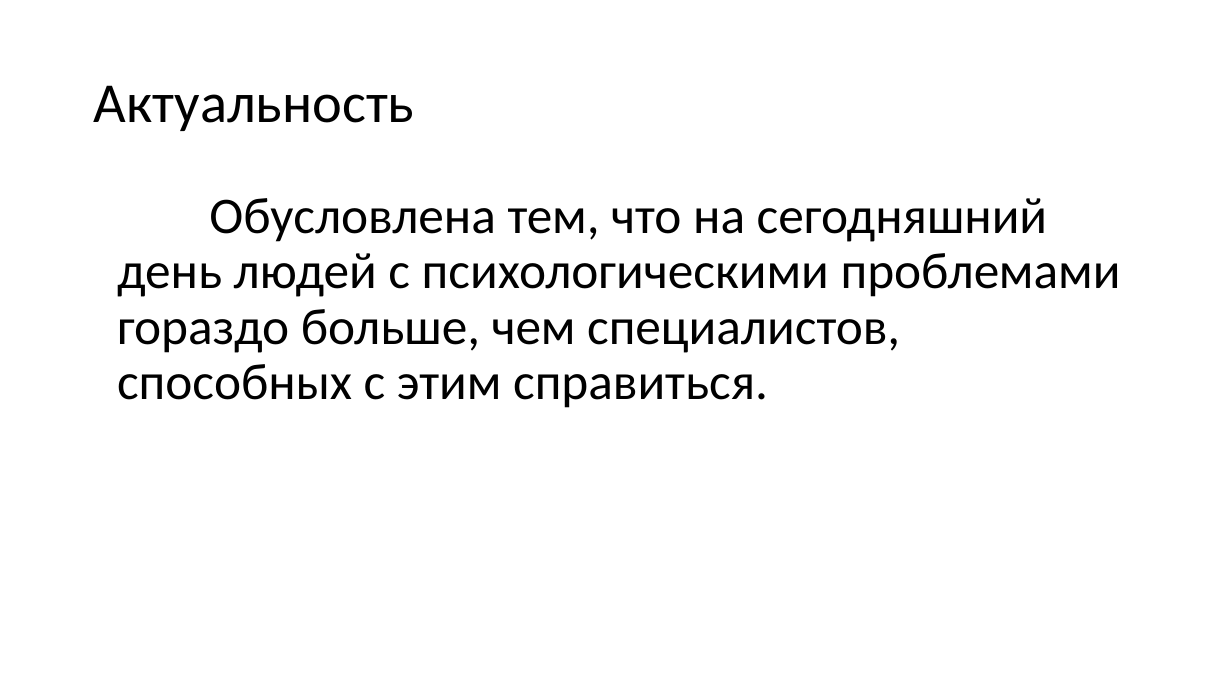
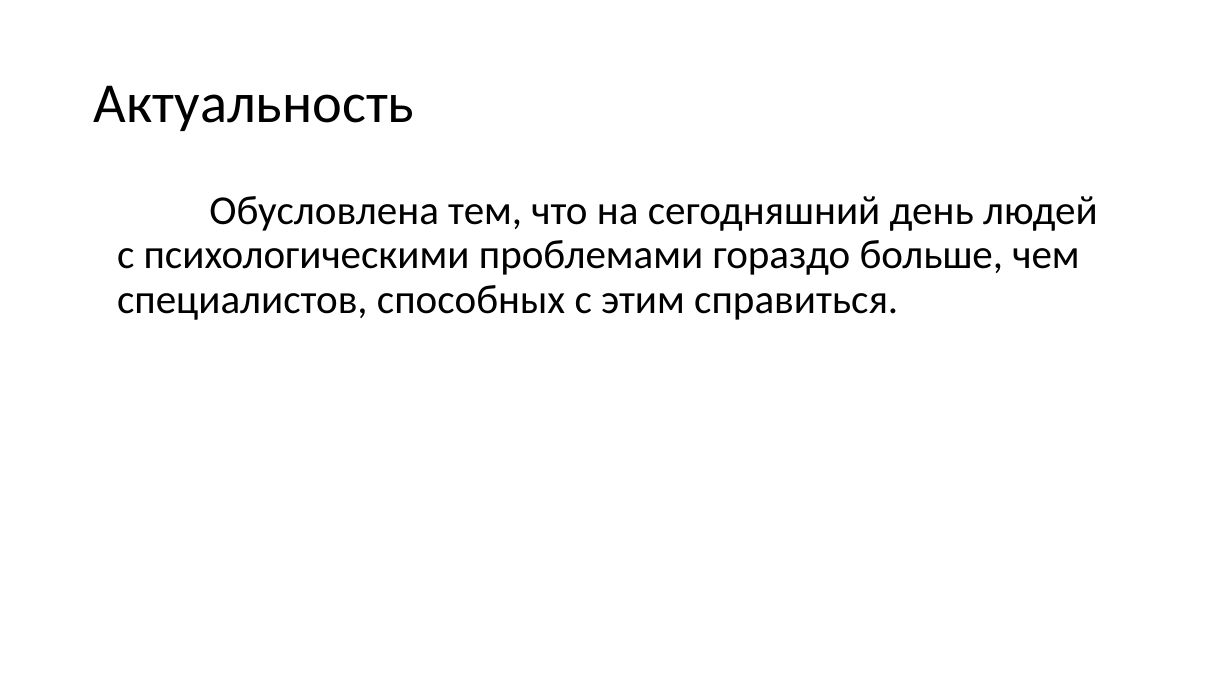
Before and after one commit to Wideweb/-digital-psychology-docs, a slide deck: slide 4 of Алькевич А.С/Презентация.pptx. Drawn at 1232x693 pixels with LibreOffice and Linux fonts; fonts in the diff are those of the drawing. Boxes give left, top, right and bottom in pixels: in the first picture for what was removed or moved away, otherwise in the second. Text is boxed around its words. In the diff, an @@ line names an element or a change of style, - is before the commit and + after.

Commit message:
fixed tasks

```diff
--- a/Алькевич А.С/Презентация.pptx
+++ b/Алькевич А.С/Презентация.pptx
@@ text "Обусловлена тем, что на сегодняшний ..." at box(117, 196, 1098, 320): size 40 to 32 pt @@
```
